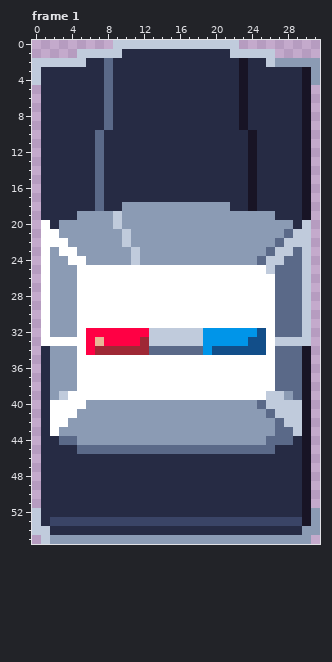
Pixel-art file, stored at core/assets-src/sprites/vehicles/police.ase. Above is the file before it was changed.
32x56 pixels, 1 frame. Shown: frame 1. The commit also changed other frames, which this record leaves out.
Once edited:
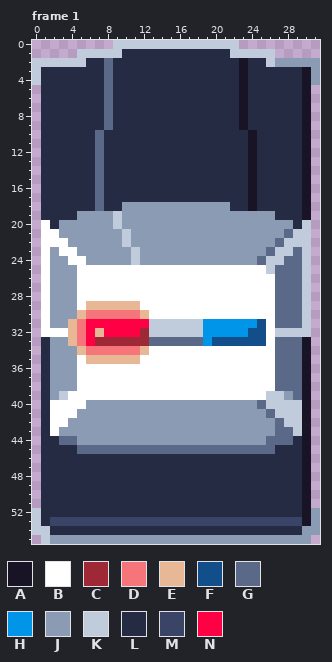
Palette (. is transparent): A #181425  B #ffffff  C #9e2835  D #f6757a  E #e8b796  F #124e89  G #5a6988  H #0095e9  J #8b9bb4  K #c0cbdc  L #262b44  M #3a4466  N #ff0044
The commit says: Animate police car lights
What changed:
layer "Layer 1" added
Frame 1, layers "Layer 1", "Layer":
y 29: x 6..11 BBBBBB -> EEEEEE
y 30: x 5..12 BBBBBBBB -> EDDDDDDE
y 31: x 4..25 JBBBBBBBBBBBBBBBBBBBBB -> EDNNNNNNNKKKKKKHHHHHHF
y 32: x 2..5 JJJB -> BBED; x 7 N -> E; x 12 N -> C; x 24 H -> F; x 27..29 GGG -> KKK
y 33: x 1..5 BBBBB -> LJJED; x 7..11 ENNNN -> CCCCC; x 13..18 KKKKKK -> GGGGGG; x 20..23 HHHH -> FFFF; x 27..30 KKKK -> GGGA
y 34: x 5..25 BNCCCCCCGGGGGGHFFFFFF -> EDDDDDDEBBBBBBBBBBBBB
y 35: x 6..11 BBBBBB -> EEEEEE
Boxes around the changes in both pictures, in picture pixels (x1, y1, x2, y2):
changed: (41, 301, 311, 364)
